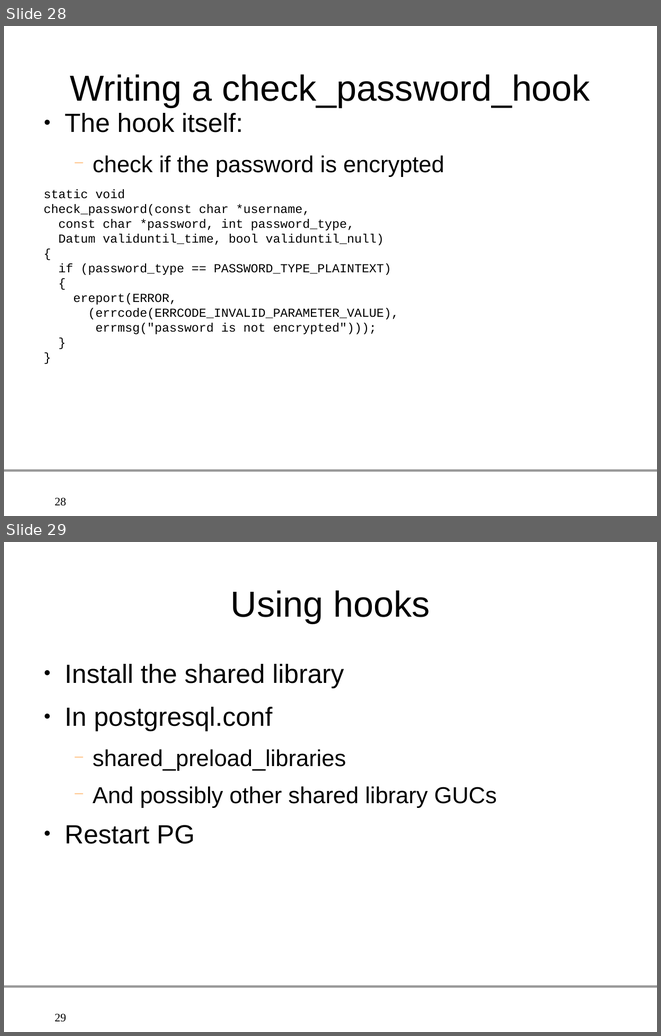
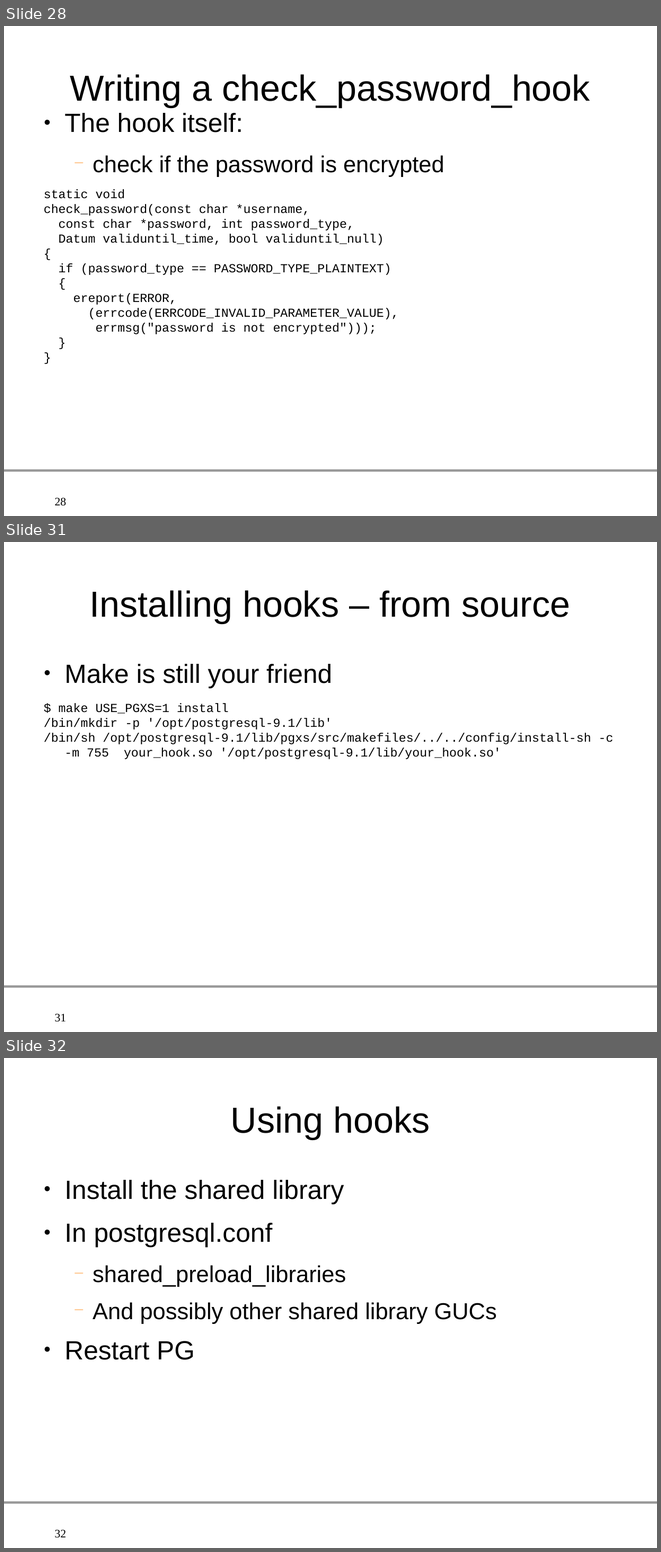
Before and after one commit to gleu/Hooks-in-PostgreSQL, a slide deck: hooks_in_postgresql.odp. Shown one above the other, each under a label of ours: slides 28 and 29 before the commit, slides 28, 31 and 32 after it; the slides between them are not shown. The pictures are 661x1036 and 661x1552 pixels, drawn with LibreOffice and Linux fonts; fonts in the diff are those of the drawing; background and template pictures are left out. Boxes give left, top, right and bottom in pixels: in the first picture for what was removed or moved away, otherwise in the second. Text is boxed around its words. In the diff, an @@ line names an element or a change of style, - is before the commit and + after.

Commit message:
Compiling and installing hooks from source

```diff
--- a/hooks_in_postgresql.odp
+++ b/hooks_in_postgresql.odp
@@ slide 31 added at (x1=4, y1=542, x2=657, y2=1032), background #FFFFFF; not listed: 2 template elements that a slide beside it also shows @@
@@ title added at (x1=90, y1=590, x2=571, y2=624), 44 pt, text #000000 @@
+Installing hooks – from source
@@ text added at (x1=44, y1=664, x2=614, y2=759), 15 pt, text #000000 @@
+● Make is still your friend
+$ make USE_PGXS=1 install
+/bin/mkdir -p '/opt/postgresql-9.1/lib'
+/bin/sh /opt/postgresql-9.1/lib/pgxs/src/makefiles/../../config/install-sh -c -m 755 your_hook.so '/opt/postgresql-9.1/lib/your_hook.so'
@@ what was slide 29 is now slide 32 @@
@@ page number at (x1=55, y1=1530, x2=67, y2=1538): text changed @@
-29
+32
```
Also in this commit, not shown: 2 other slides added.
